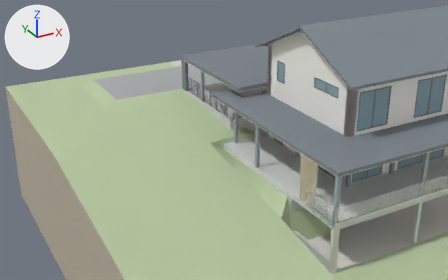
The glTF model public/models/Schaffernak_Haus_C.glb: old version first, new version second.
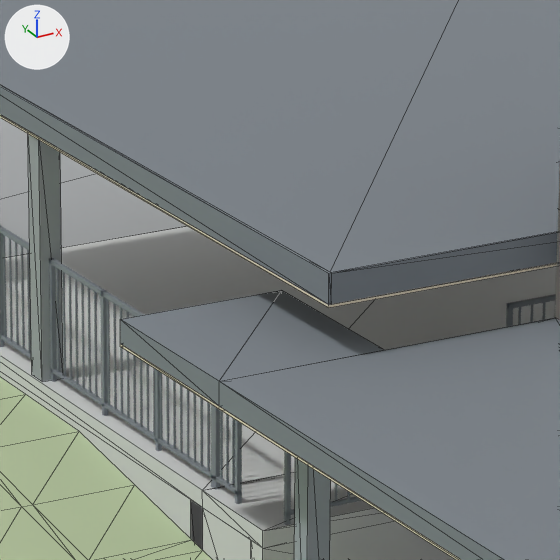
Each version appears first from a 50 mm camera at (-19.86, -22.77, 15.55) aimed at (-1.98, 9.74, -0.71), and next in a close-up on the part from 44% to 60% of the width and 19% to 44% of the height. Every picture has the same lights, and +X, +Y and +Z are marked at upper left. The older version's two pictures come first. The close-ups show mesh edges as thin lines.

Objects in the first close-up: 'Carport_Abgang_Podest', 'Carport_Boden', 'Carport_Dach', 'Carport_Dachrand_Verkl_Hauswand', 'Carport_Dachrand_Verkl_links', 'Carport_Podest_Mauer_Stirn_schematisch', 'Carport_Stuetzen_-1.9299999999999997_12.8200016021728', 'Carport_Stuetzmauer_links_schematisch', 'Entwurf_Dach_Ruecklauf', 'Entwurf_Dach_links', 'Foto_Gelaende_Rasen_Boeschung', 'Strasse_parallel_zum_Haus_schematisch' and 60 more.
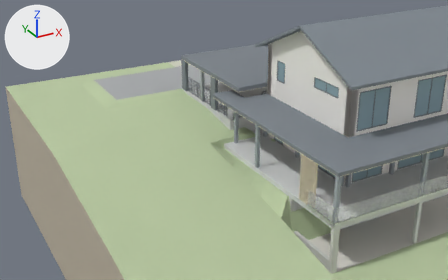
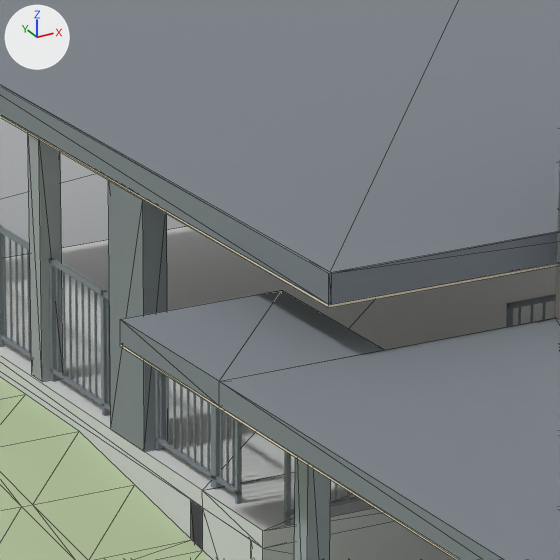
Commit message: Restore carport support in variants

What changed in the scene script:
```text
Add mat_defaultmaterial:
    mat_defaultmaterial = bpy.data.materials.new('DefaultMaterial')
    mat_defaultmaterial.use_nodes = True; mat_defaultmaterial.node_tree.nodes.clear()
    _N = mat_defaultmaterial.node_tree.nodes; _L = mat_defaultmaterial.node_tree.links
    n0 = _N.new('ShaderNodeOutputMaterial'); n0.name = 'Material Output'
    n1 = _N.new('ShaderNodeBsdfPrincipled'); n1.name = 'Principled BSDF'
    n2 = _N.new('ShaderNodeVertexColor'); n2.name = 'Color Attribute'
    _L.new(n1.outputs[0], n0.inputs[0])  # 'BSDF' to 'Surface'
    _L.new(n2.outputs[0], n1.inputs[0])  # 'Color' to 'Base Color'
Add me_carport_eckelement_hinten_balkon:
    me_carport_eckelement_hinten_balkon.from_pydata(...)  # a box spanning x -2.05..-1.83, y 10.82..11.42, z 1.0..3.18
    me_carport_eckelement_hinten_balkon.materials.append(mat_defaultmaterial)
Change ob_carport_eckelement_hinten_balkon:
    ob_carport_eckelement_hinten_balkon: bpy.data.objects.new('Carport_Eckelement_hinten_Balkon', None) -> bpy.data.objects.new('Carport_Eckelement_hinten_Balkon', me_carport_eckelement_hinten_balkon)
```

What differs and where, as boxes (x1, y1, x2, y2) in the close-ups (560 x 560 px):
'Carport_Eckelement_hinten_Balkon', now drawn: after (108, 180, 167, 452)
